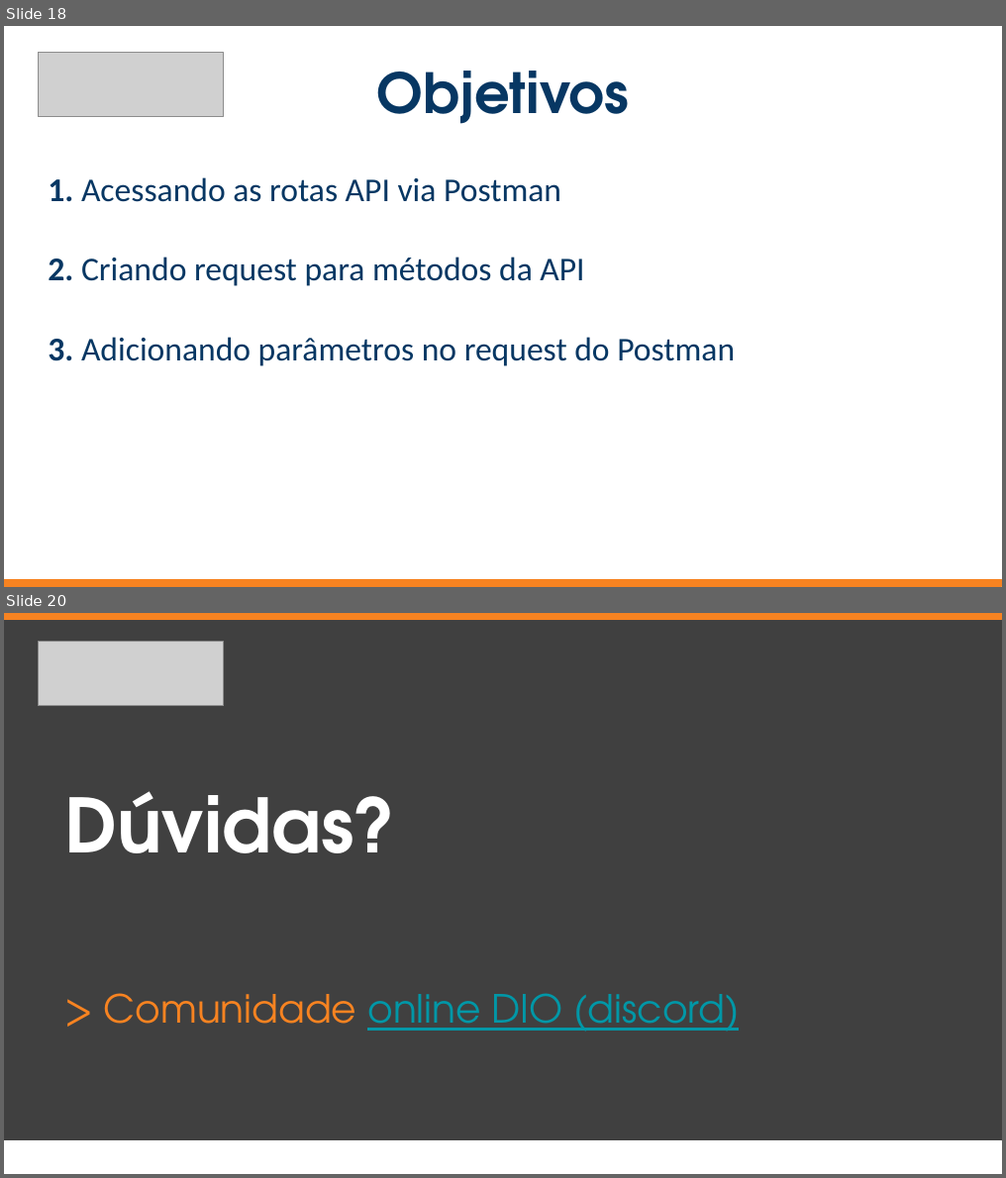
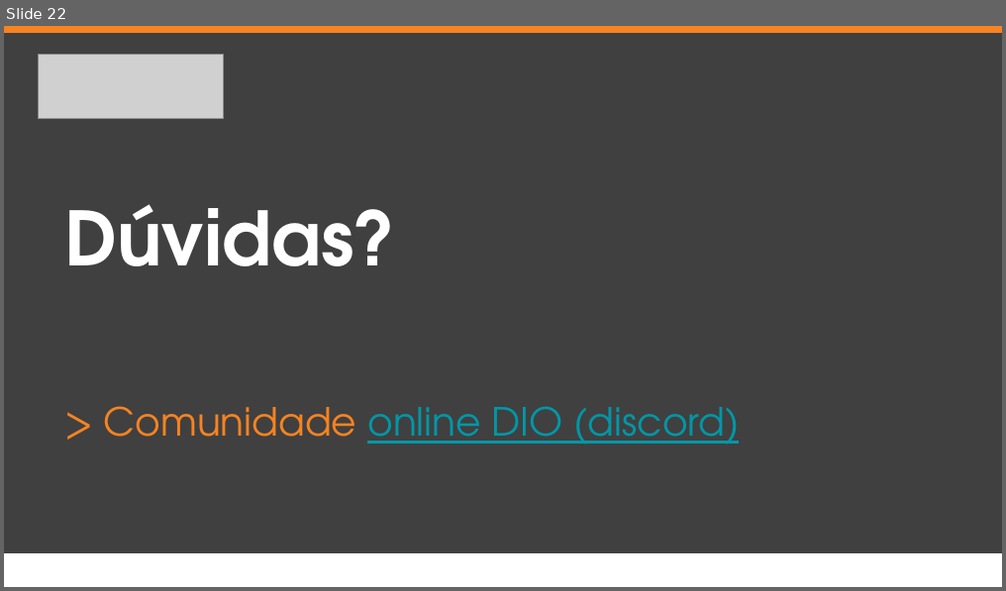
Before and after one commit to everis-New-Talents-NET/EverisStore, a slide deck: slide/Projeto everis - API REST .Net Core com JWT.pptx. Shown one above the other, each under a label of ours: slides 18 and 20 before the commit, slide 22 after it; the slides between them are not shown. The pictures are 1006x1178 and 1006x591 pixels, drawn with LibreOffice and Linux fonts; fonts in the diff are those of the drawing; grey boxes stand for pictures. Boxes give left, top, right and bottom in pixels: in the first picture for what was removed or moved away, otherwise in the second. Text is boxed around its words. In the diff, an @@ line names an element or a change of style, - is before the commit and + after.

```diff
--- a/slide/Projeto everis - API REST .Net Core com JWT.pptx
+++ b/slide/Projeto everis - API REST .Net Core com JWT.pptx
@@ slide 18 removed at [4,26,1002,587], background #FFFFFF @@
@@ picture removed at [38,53,224,118] @@
@@ subtitle removed at [377,71,630,124] @@
-Objetivos
@@ subtitle removed at [48,177,735,367] @@
-1. Acessando as rotas API via Postman
-2. Criando request para métodos da API
-3. Adicionando parâmetros no request do Postman
@@ rectangle removed at [4,579,1002,585] @@
@@ what was slide 20 is now slide 22 @@
```
Also in this commit, not shown: 10 slides changed, 7 slides added, 4 other slides removed.
